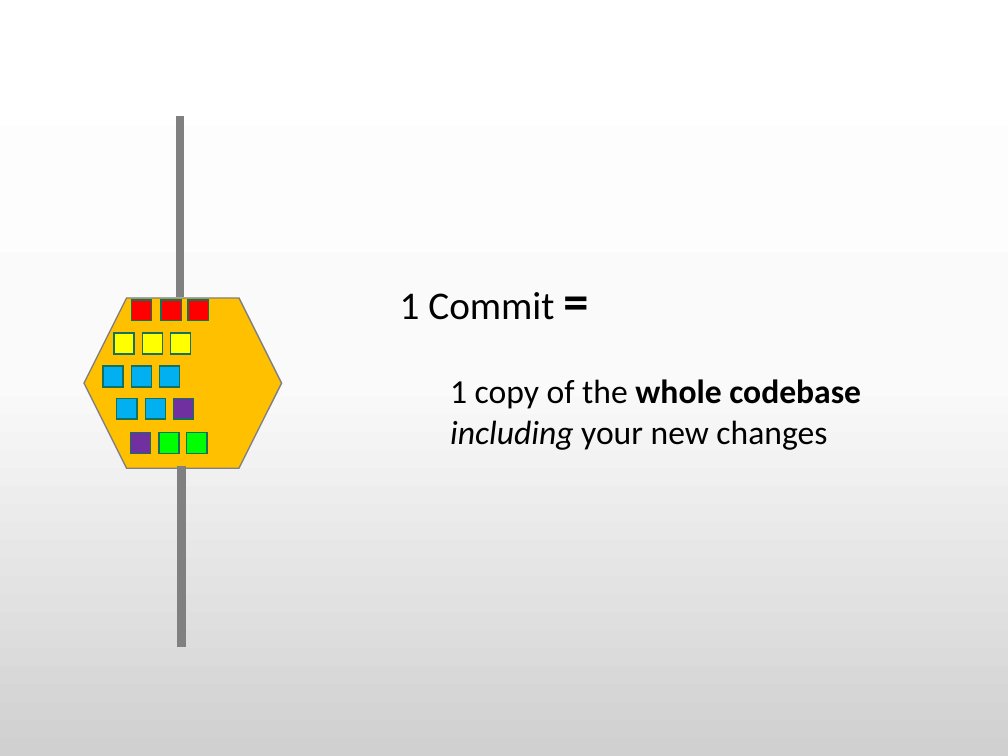
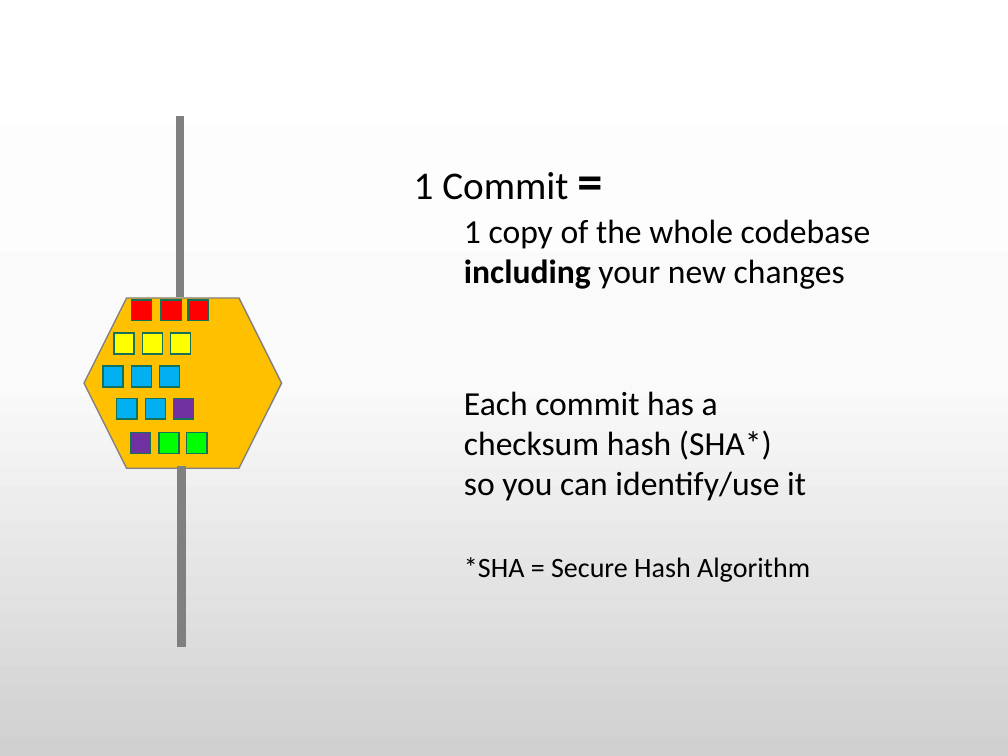
Before and after one commit to BLaurenB/rebase-merge-fetch-pull, a slide deck: slide 18 of Git--5minForRailsConf.pptx (slide 22 before the commit). Drawn at 1008x756 pixels with LibreOffice and Linux fonts; fonts in the diff are those of the drawing. Boxes give left, top, right and bottom in pixels: in the first picture for what was removed or moved away, otherwise in the second. Text is boxed around its words. In the diff, an @@ line names an element or a change of style, - is before the commit and + after.

```diff
--- a/Git--5minForRailsConf.pptx
+++ b/Git--5minForRailsConf.pptx
@@ text "1 Commit =": place and size @@
-text "1 Commit =" at (400, 292, 861, 450)
+text "1 Commit =" at (414, 172, 871, 289)
@@ text at (464, 219, 871, 289): bold off in "whole codebase"; bold on, italic off in "including" @@
@@ text added at (464, 391, 810, 582), 24 pt, text #000000 @@
+Each commit has a
+checksum hash (SHA*)
+so you can identify/use it
+*SHA = Secure Hash Algorithm
```
Also in this commit, not shown: 3 other slides changed, 4 slides removed, 1 other file.
